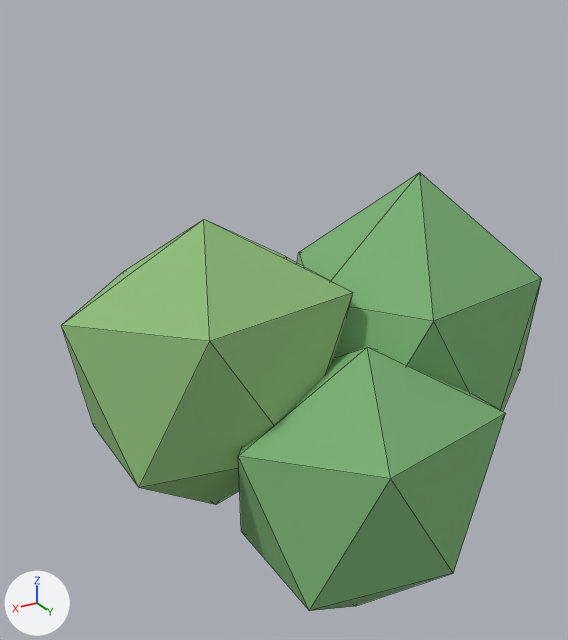
One commit to the FBX model Assets/Resources/Models/bush.fbx: the scene before it, then after it.
Rendered twice from a 50 mm camera at (1.053, 1.917, 0.94) aimed at (-0.036, 0.102, 0.033). Arrows for +X, +Y and +Z are at lower left; the lights stay in place. The first picture is the older version. Mesh edges are drawn as thin lines.

Objects in the first picture: 'B1', 'B2', 'B3'.
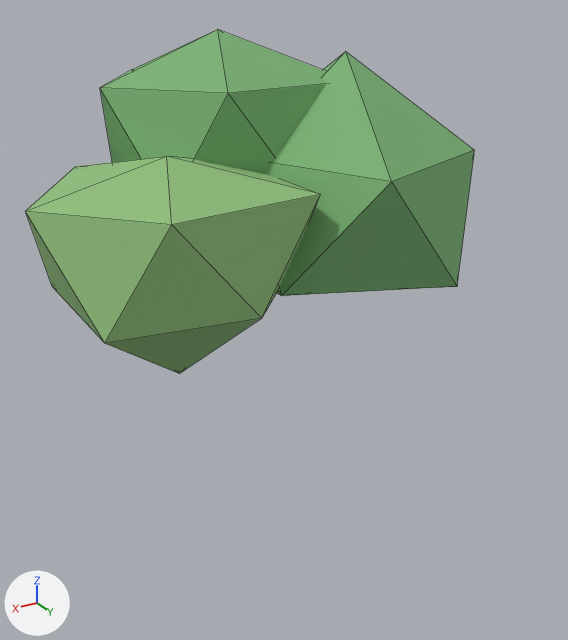
Where the change shows, as pixel boxes (x1, y1, x2, y2) in the pictures (568 x 640 px):
'B2', reshaped (23% shorter)
    before: (61, 219, 353, 504)
    after: (26, 156, 321, 374)
'B3', reshaped
    before: (238, 347, 506, 611)
    after: (100, 29, 327, 173)
'B1', reshaped
    before: (297, 173, 542, 411)
    after: (264, 52, 474, 296)

Edits to the bpy script that builds the scene:
```text
Change me_icosphere_002:
    remove me_icosphere_002.from_pydata(...)  # 12 vertices, 20 faces; spans x -0.361..0.355, y 0.255..0.799, z -0.666..0.134
    add me_icosphere_002.from_pydata(...)  # 12 vertices, 20 faces; spans x -0.361..0.355, y -0.606..0.075, z 0.178..0.818
    me_icosphere_002 part 3
    me_icosphere_002.vertices[0].co: (0.0, 0.55, -0.666) -> (0.0, -0.2, 0.178)  # pixel (355, 606) -> not seen
    me_icosphere_002.vertices[1].co: (0.267, 0.386, -0.412) -> (0.267, -0.401, 0.394)  # pixel (241, 531) -> not seen
    me_icosphere_002.vertices[2].co: (-0.109, 0.255, -0.412) -> (-0.109, -0.606, 0.394)
    me_icosphere_002.vertices[3].co: (-0.361, 0.55, -0.412) -> (-0.361, -0.2, 0.394)
    me_icosphere_002.vertices[4].co: (-0.109, 0.799, -0.412) -> (-0.109, 0.075, 0.394)  # pixel (453, 573) -> not seen
    me_icosphere_002.vertices[5].co: (0.267, 0.723, -0.412) -> (0.267, 0.02, 0.394)  # pixel (309, 610) -> not seen
    me_icosphere_002.vertices[6].co: (0.112, 0.255, -0.054) -> (0.112, -0.606, 0.681)  # not seen -> pixel (131, 69)
    me_icosphere_002.vertices[7].co: (-0.311, 0.386, -0.054) -> (-0.311, -0.401, 0.681)
    me_icosphere_002.vertices[8].co: (-0.311, 0.723, -0.054) -> (-0.311, 0.02, 0.681)  # pixel (505, 413) -> not seen
    me_icosphere_002.vertices[9].co: (0.112, 0.799, -0.054) -> (0.112, 0.075, 0.681)  # pixel (390, 478) -> pixel (228, 93)
    me_icosphere_002.vertices[10].co: (0.355, 0.55, -0.054) -> (0.355, -0.2, 0.681)  # pixel (238, 456) -> pixel (99, 87)
    me_icosphere_002.vertices[11].co: (0.0, 0.55, 0.134) -> (0.0, -0.2, 0.818)  # pixel (367, 347) -> pixel (217, 29)
Change me_icosphere:
    remove me_icosphere.from_pydata(...)  # 12 vertices, 20 faces; spans x -0.781..0.049, y -0.005..0.607, z -0.416..0.484
    add me_icosphere.from_pydata(...)  # 12 vertices, 20 faces; spans x -0.781..0.049, y -0.346..0.42, z 0.04..0.76
    me_icosphere part 2
    me_icosphere.vertices[0].co: (-0.3, 0.35, -0.416) -> (-0.3, 0.0, 0.04)
    me_icosphere.vertices[1].co: (0.049, 0.157, -0.213) -> (0.049, -0.241, 0.17)
    me_icosphere.vertices[2].co: (-0.401, -0.005, -0.213) -> (-0.401, -0.346, 0.17)
    me_icosphere.vertices[3].co: (-0.781, 0.35, -0.213) -> (-0.781, 0.0, 0.17)  # pixel (520, 368) -> not seen
    me_icosphere.vertices[4].co: (-0.401, 0.607, -0.213) -> (-0.401, 0.42, 0.17)  # not seen -> pixel (457, 286)
    me_icosphere.vertices[5].co: (0.049, 0.535, -0.213) -> (0.049, 0.232, 0.17)  # not seen -> pixel (281, 295)
    me_icosphere.vertices[6].co: (-0.152, -0.005, 0.19) -> (-0.152, -0.346, 0.492)  # pixel (298, 252) -> not seen
    me_icosphere.vertices[7].co: (-0.602, 0.157, 0.19) -> (-0.602, -0.241, 0.492)
    me_icosphere.vertices[8].co: (-0.602, 0.535, 0.19) -> (-0.602, 0.232, 0.492)  # pixel (541, 278) -> pixel (474, 150)
    me_icosphere.vertices[9].co: (-0.152, 0.607, 0.19) -> (-0.152, 0.42, 0.492)  # pixel (433, 321) -> pixel (391, 181)
    me_icosphere.vertices[10].co: (0.024, 0.35, 0.19) -> (0.024, 0.0, 0.492)
    me_icosphere.vertices[11].co: (-0.3, 0.35, 0.484) -> (-0.3, 0.0, 0.76)  # pixel (419, 172) -> pixel (345, 51)
Change me_icosphere_001:
    remove me_icosphere_001.from_pydata(...)  # 12 vertices, 20 faces; spans x -0.061..0.655, y 0.036..0.546, z -0.366..0.434
    add me_icosphere_001.from_pydata(...)  # 12 vertices, 20 faces; spans x -0.061..0.655, y -0.306..0.375, z -0.055..0.545
    me_icosphere_001 part 1
    me_icosphere_001.vertices[0].co: (0.3, 0.3, -0.366) -> (0.3, 0.1, -0.055)  # pixel (215, 504) -> pixel (179, 373)
    me_icosphere_001.vertices[1].co: (0.567, 0.154, -0.112) -> (0.567, -0.101, 0.188)  # pixel (93, 426) -> pixel (52, 286)
    me_icosphere_001.vertices[2].co: (0.191, 0.036, -0.112) -> (0.191, -0.306, 0.188)
    me_icosphere_001.vertices[3].co: (-0.061, 0.3, -0.112) -> (-0.061, 0.1, 0.188)
    me_icosphere_001.vertices[4].co: (0.191, 0.546, -0.112) -> (0.191, 0.375, 0.188)  # not seen -> pixel (261, 318)
    me_icosphere_001.vertices[5].co: (0.567, 0.47, -0.112) -> (0.567, 0.32, 0.188)  # pixel (138, 487) -> pixel (104, 343)
    me_icosphere_001.vertices[6].co: (0.412, 0.036, 0.246) -> (0.412, -0.306, 0.457)  # pixel (123, 271) -> pixel (75, 166)
    me_icosphere_001.vertices[7].co: (-0.011, 0.154, 0.246) -> (-0.011, -0.101, 0.457)  # pixel (286, 256) -> not seen
    me_icosphere_001.vertices[8].co: (-0.011, 0.47, 0.246) -> (-0.011, 0.32, 0.457)  # pixel (353, 292) -> pixel (320, 194)
    me_icosphere_001.vertices[9].co: (0.412, 0.546, 0.246) -> (0.412, 0.375, 0.457)  # pixel (209, 341) -> pixel (171, 224)
    me_icosphere_001.vertices[10].co: (0.655, 0.3, 0.246) -> (0.655, 0.1, 0.457)  # pixel (61, 325) -> pixel (25, 211)
    me_icosphere_001.vertices[11].co: (0.3, 0.3, 0.434) -> (0.3, 0.1, 0.545)  # pixel (203, 219) -> pixel (166, 156)
```
